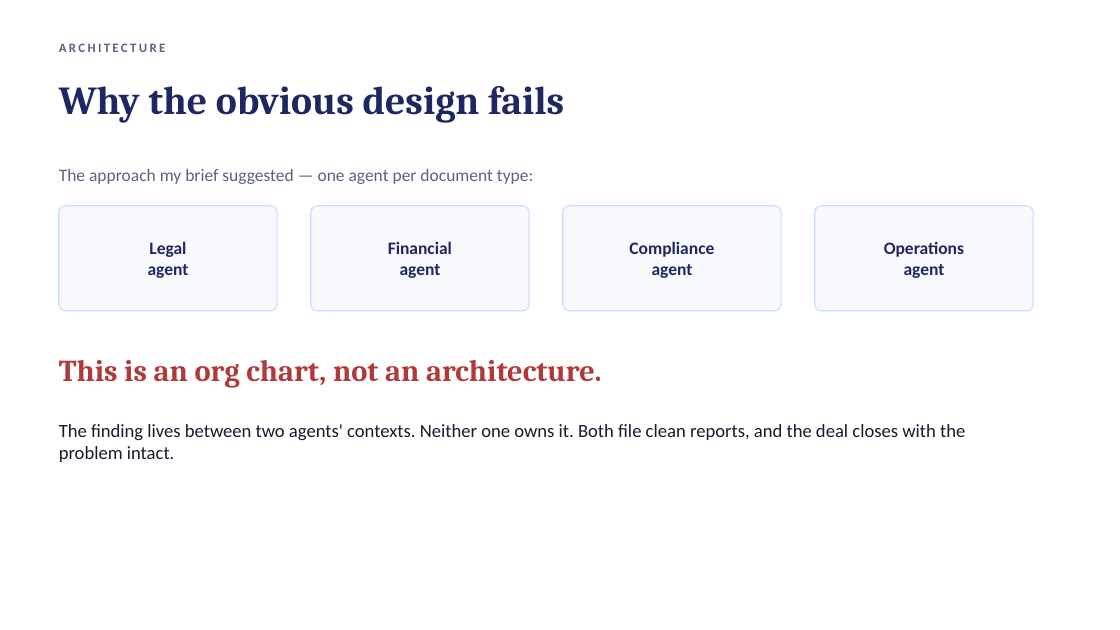
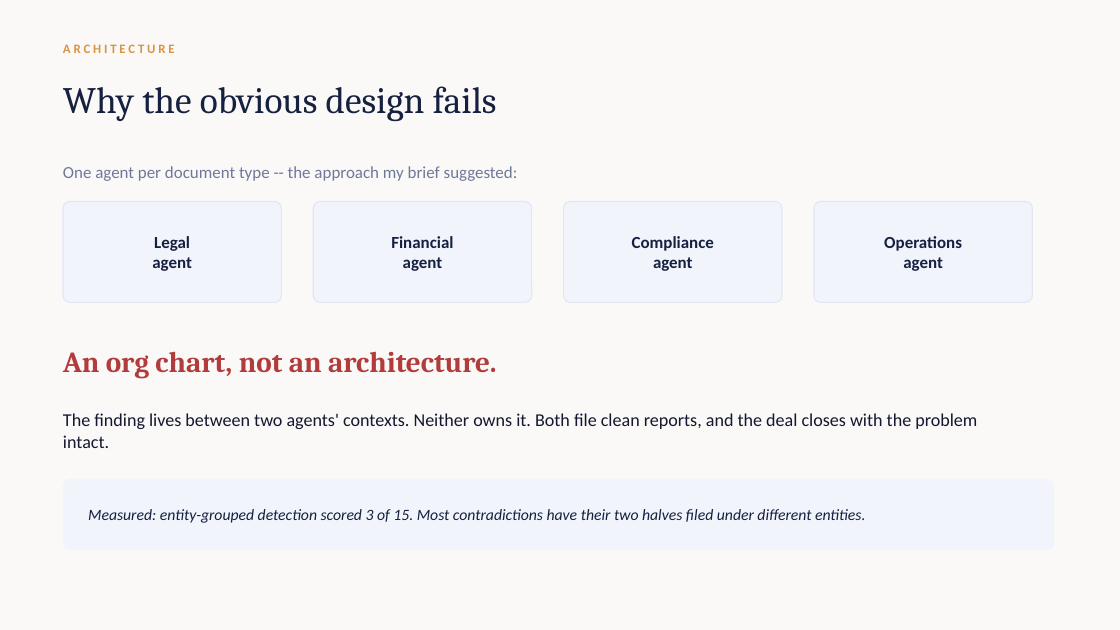
Before and after one commit to harnoorcodes/loupe, a slide deck: slide 4 of docs/loupe-presentation.pptx. Drawn at 1120x630 pixels with LibreOffice and Linux fonts; fonts in the diff are those of the drawing. Boxes give left, top, right and bottom in pixels: in the first picture for what was removed or moved away, otherwise in the second. Text is boxed around its words. In the diff, an @@ line names an element or a change of style, - is before the commit and + after.

Commit message:
Documentation, evaluation, and presentation updated to measured results
- Recall 7/15 (47%), noise 1/9, from a cached reproducible run
- Reference-driven gap detection: catches a document the corpus asserts
  exists by name and date but does not contain
- Ablation regenerated: pair detector -3 defects, critic trades 2 defects
  for 7 false positives, tension detector contributes nothing
- Run-to-run variance documented rather than smoothed over
- Interface screenshots, rebuilt 12-slide deck, revised demo script
- FastAPI dependency defaults exempted from B008

```diff
--- a/docs/loupe-presentation.pptx
+++ b/docs/loupe-presentation.pptx
@@ background #FFFFFF to #FAF9F7 @@
@@ text "ARCHITECTURE" at (63,44,175,53): text colour #5A6280 to #D99441, letter spacing 2 to 2.4 pt @@
@@ text "Why the obvious design fails" at (63,86,497,121): size 34 to 32 pt, text colour #1E2761 to #16203F, bold off @@
@@ text at (63,166,518,181): text changed; size 15 to 14.5 pt; text colour #5A6280 to #6E7899 @@
-The approach my brief suggested — one agent per document type:
+One agent per document type -- the approach my brief suggested:
@@ size 15 to 14.5 pt, text colour #1E2761 to #16203F in 4 elements at (632,236,714,271), (884,236,962,271), (391,236,453,271), (152,236,192,271) @@
@@ fill #F7F9FD to #F1F4FB; outline #CADCFC 1 pt to #E2E7F3 1 pt; proportions changed in 4 elements at (564,202,782,302), (814,202,1033,302), (313,202,532,302), (63,202,281,302) @@
@@ rounded rectangle: place and size @@
-rounded rectangle at (59,206,277,311)
+rounded rectangle at (63,202,281,302)
@@ rounded rectangle: place and size @@
-rounded rectangle at (311,206,529,311)
+rounded rectangle at (313,202,532,302)
@@ rounded rectangle: place and size @@
-rounded rectangle at (563,206,781,311)
+rounded rectangle at (564,202,782,302)
@@ rounded rectangle: place and size @@
-rounded rectangle at (815,206,1033,311)
+rounded rectangle at (814,202,1033,302)
@@ text at (63,351,496,379): text changed; size 26 to 25 pt; text colour #B03A3A to #B23B3B @@
-This is an org chart, not an architecture.
+An org chart, not an architecture.
@@ text at (63,413,977,448): text changed; size 16 to 15.5 pt; text colour #1A1A2E to #141830 @@
-The finding lives between two agents' contexts. Neither one owns it. Both file clean reports, and the deal closes with the problem intact.
+The finding lives between two agents' contexts. Neither owns it. Both file clean reports, and the deal closes with the problem intact.
@@ rounded rectangle added at (63,479,1054,550), fill #F1F4FB @@
@@ text added at (88,509,865,523), 13.5 pt, text #16203F, italic @@
+Measured: entity-grouped detection scored 3 of 15. Most contradictions have their two halves filed under different entities.
```
Also in this commit, not shown: 8 other slides changed, 3 slides added, 3 slides removed, 18 other files.
